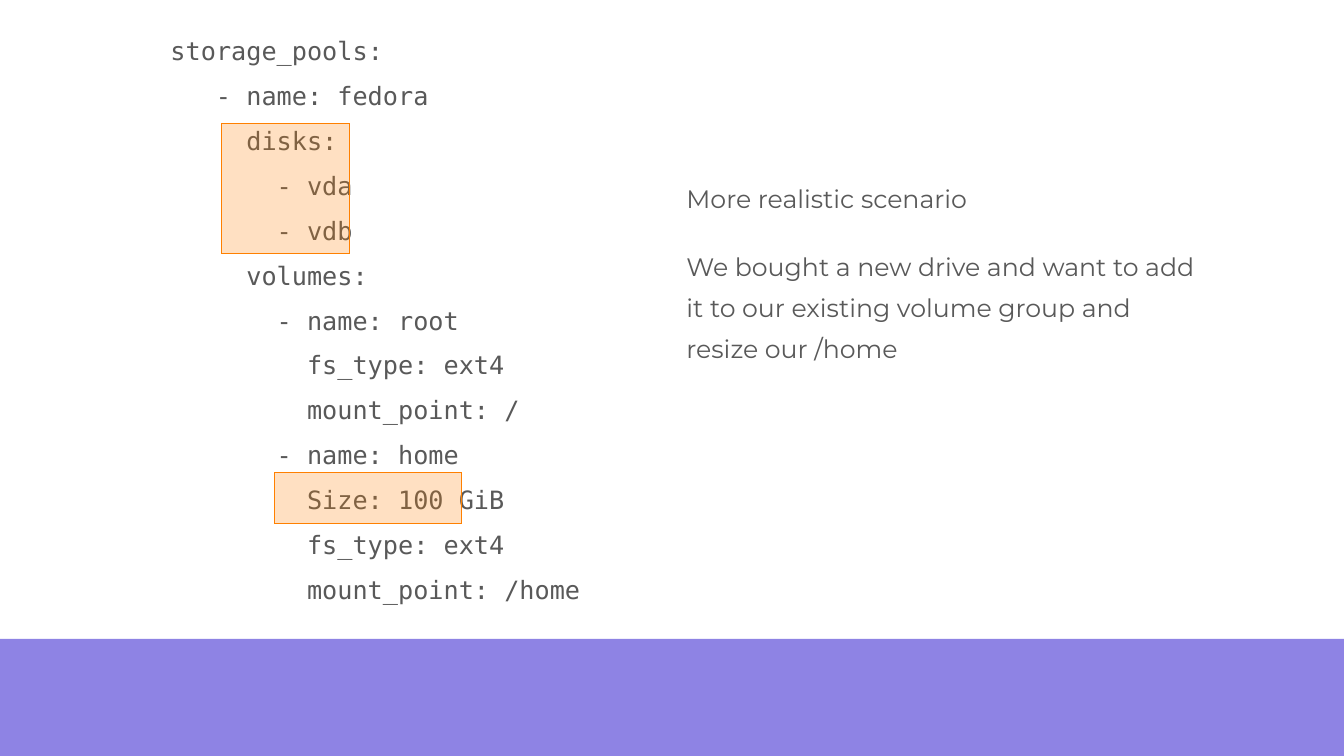
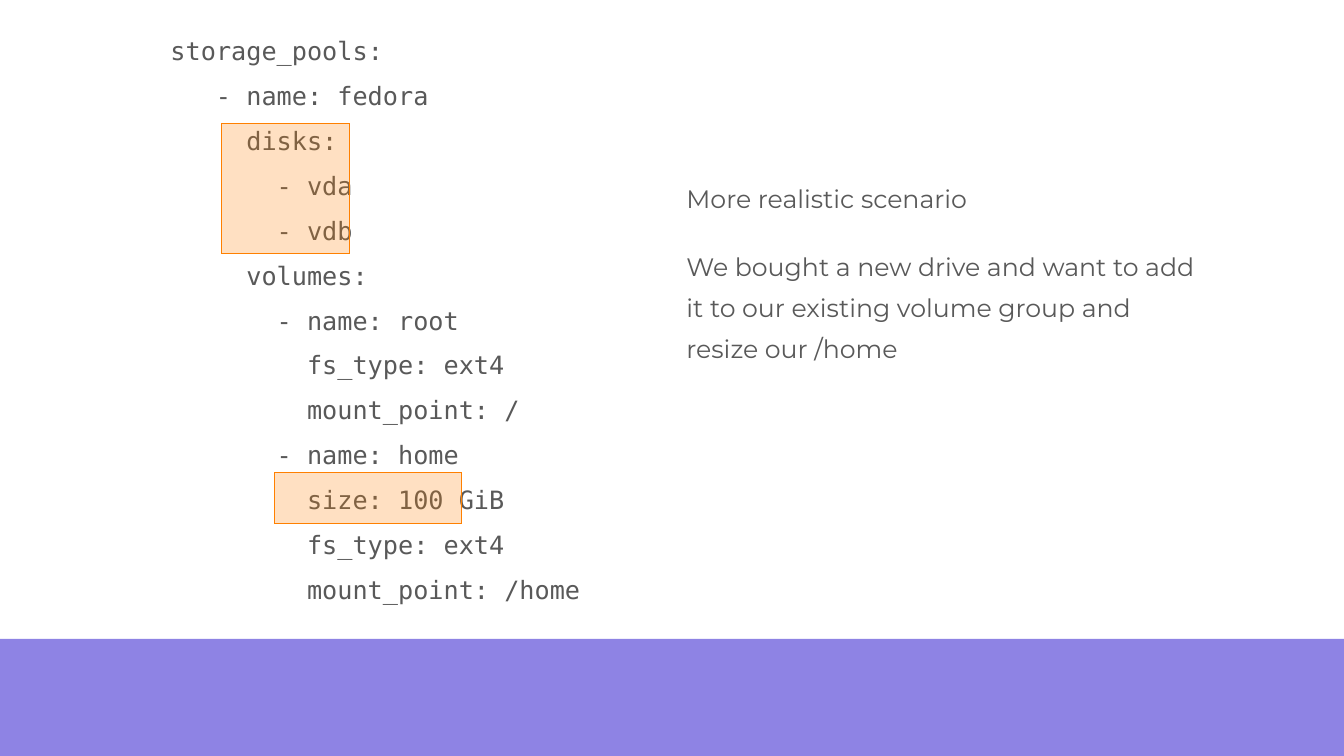
Before and after one commit to vojtechtrefny/slides, a slide deck: slide 6 of Manage storage easily with Linux System Roles/storage-role.odp. Drawn at 1344x756 pixels with LibreOffice and Linux fonts; fonts in the diff are those of the drawing; background and template pictures are left out. Boxes give left, top, right and bottom in pixels: in the first picture for what was removed or moved away, otherwise in the second. Text is boxed around its words. In the diff, an @@ line names an element or a change of style, - is before the commit and + after.

```diff
--- a/Manage storage easily with Linux System Roles/storage-role.odp
+++ b/Manage storage easily with Linux System Roles/storage-role.odp
@@ text at (307, 488, 505, 515): text changed @@
-Size: 100 GiB
+size: 100 GiB
```
Also in this commit, not shown: 3 other slides changed, 1 other file.
